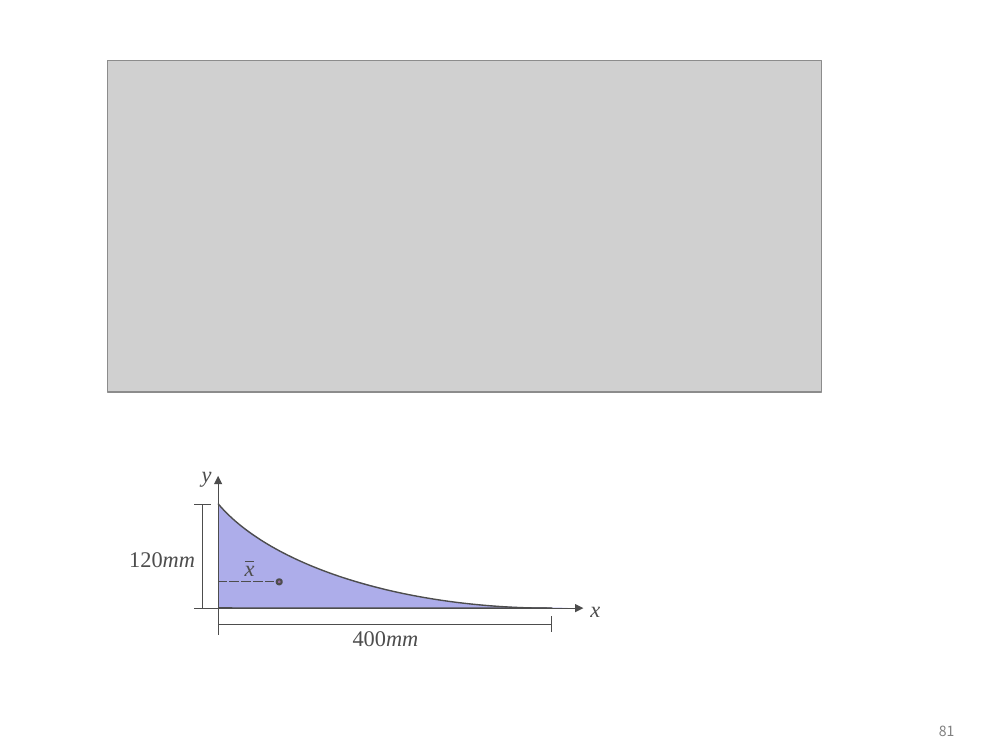
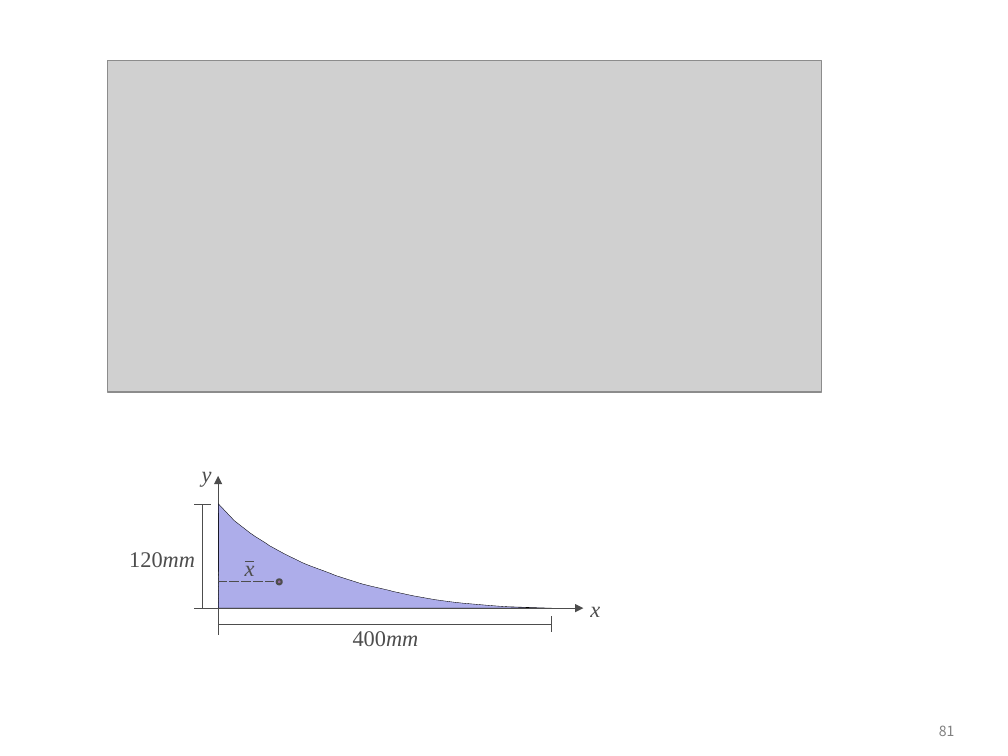
Before and after one commit to ironbell87/structural_mechanics_II, a slide deck: slide 81 of figures.pptx. Drawn at 1008x756 pixels with LibreOffice and Linux fonts; fonts in the diff are those of the drawing; grey boxes stand for pictures. Boxes give left, top, right and bottom in pixels: in the first picture for what was removed or moved away, otherwise in the second. Text is boxed around its words. In the diff, an @@ line names an element or a change of style, - is before the commit and + after.

```diff
--- a/figures.pptx
+++ b/figures.pptx
@@ arc (boxed as its full ellipse) removed at (195,283,909,609) @@
@@ freeform shape: place and size @@
-freeform shape at (219,505,569,609)
+freeform shape at (219,504,552,608)
@@ freeform shape at (219,504,552,608): outline none to #000000 0.25 pt @@
@@ line removed from (219, 504) to (219, 608) @@
@@ line removed from (219, 608) to (552, 608) @@
```
Also in this commit, not shown: 3 other slides changed, 3 slides added, 32 other files.
